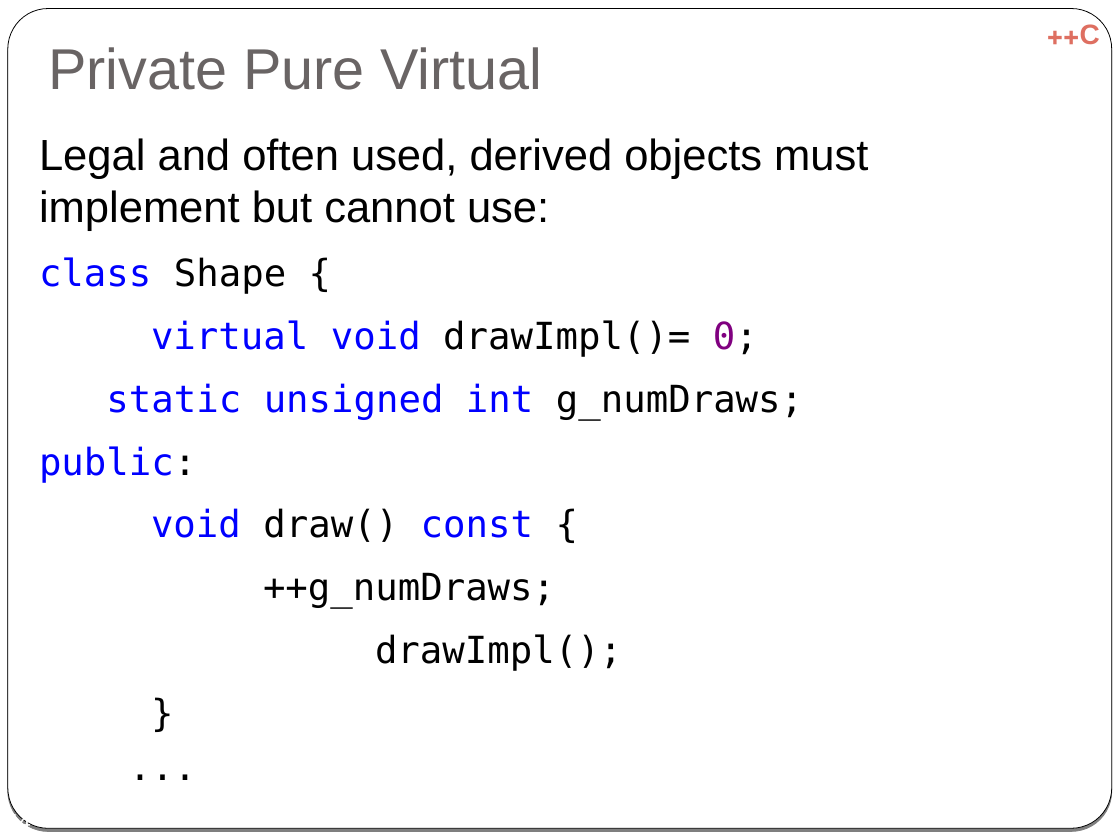
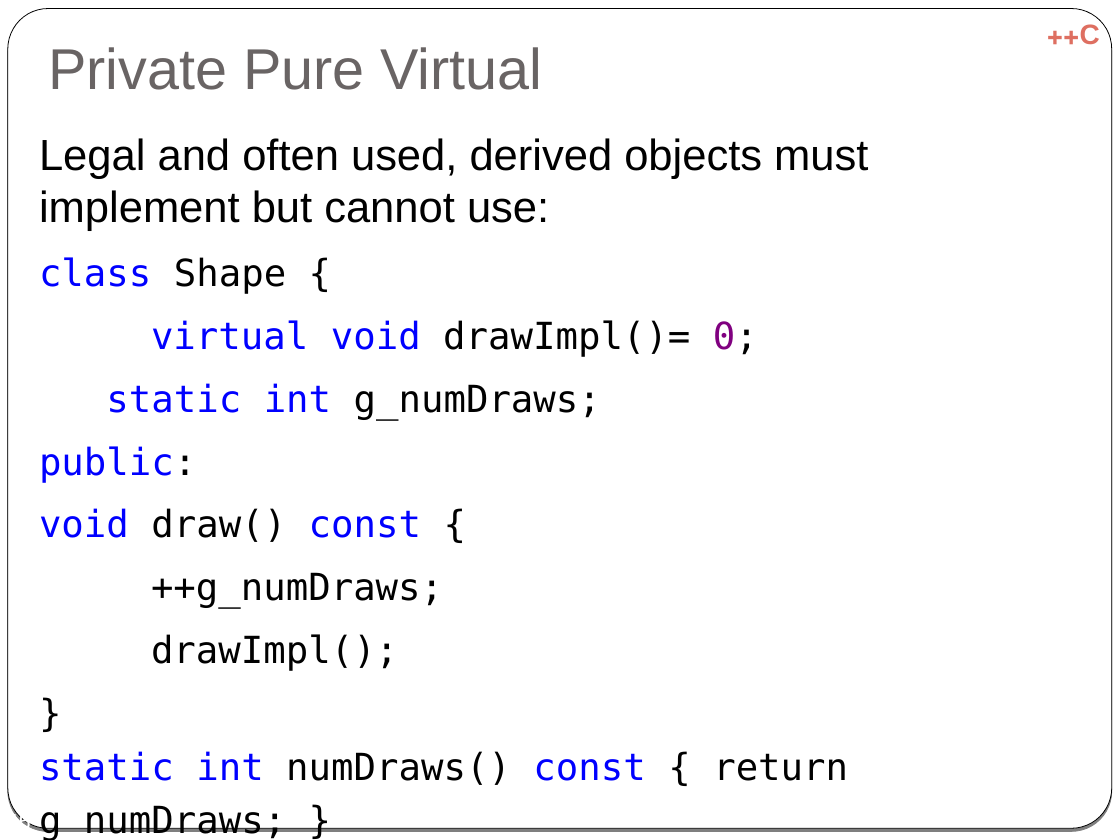
Before and after one commit to cpp-at-ariel/cpp-5778, a slide deck: slide 45 of week06-inheritance/slides-virtual.odp (slide 44 before the commit). Drawn at 1120x840 pixels with LibreOffice and Linux fonts; fonts in the diff are those of the drawing. Boxes give left, top, right and bottom in pixels: in the first picture for what was removed or moved away, otherwise in the second. Text is boxed around its words. In the diff, an @@ line names an element or a change of style, - is before the commit and + after.

```diff
--- a/week06-inheritance/slides-virtual.odp
+++ b/week06-inheritance/slides-virtual.odp
@@ text at (x1=106, y1=383, x2=601, y2=420): text changed; text colour #0000FF to #000000 @@
-static unsigned int g_numDraws;
+static int g_numDraws;
@@ text at (x1=39, y1=751, x2=848, y2=785): text changed @@
-}
-...
+}
+static int numDraws() const { return g_numDraws; }
@@ page number at (x1=6, y1=812, x2=30, y2=827): text changed @@
-44
+45
```
Also in this commit, not shown: 17 other slides changed, 1 slide added, 6 other files.
